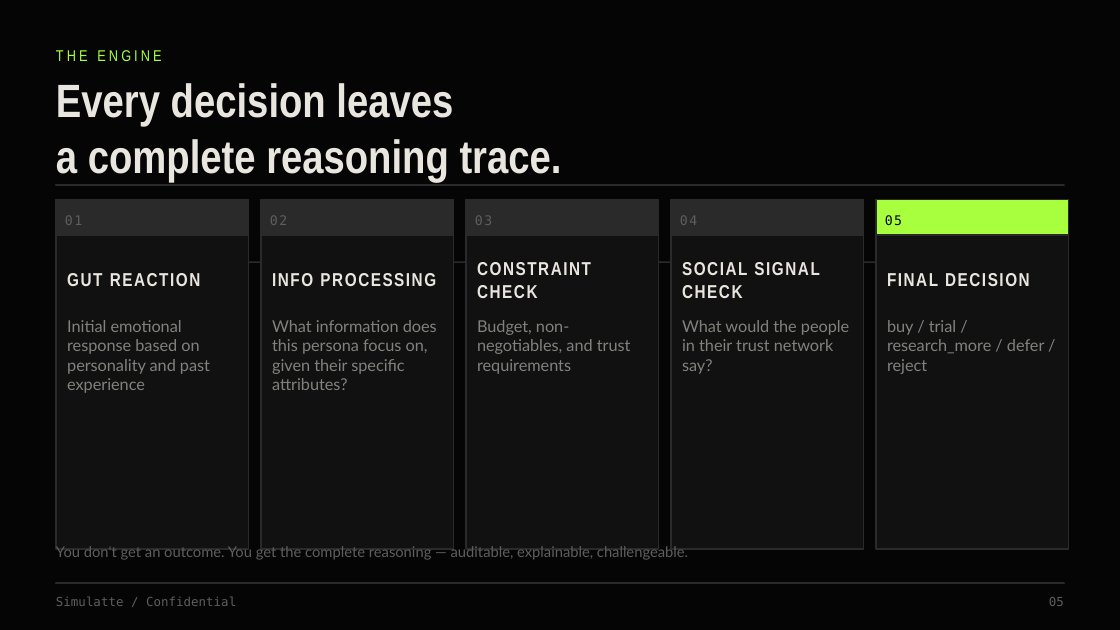
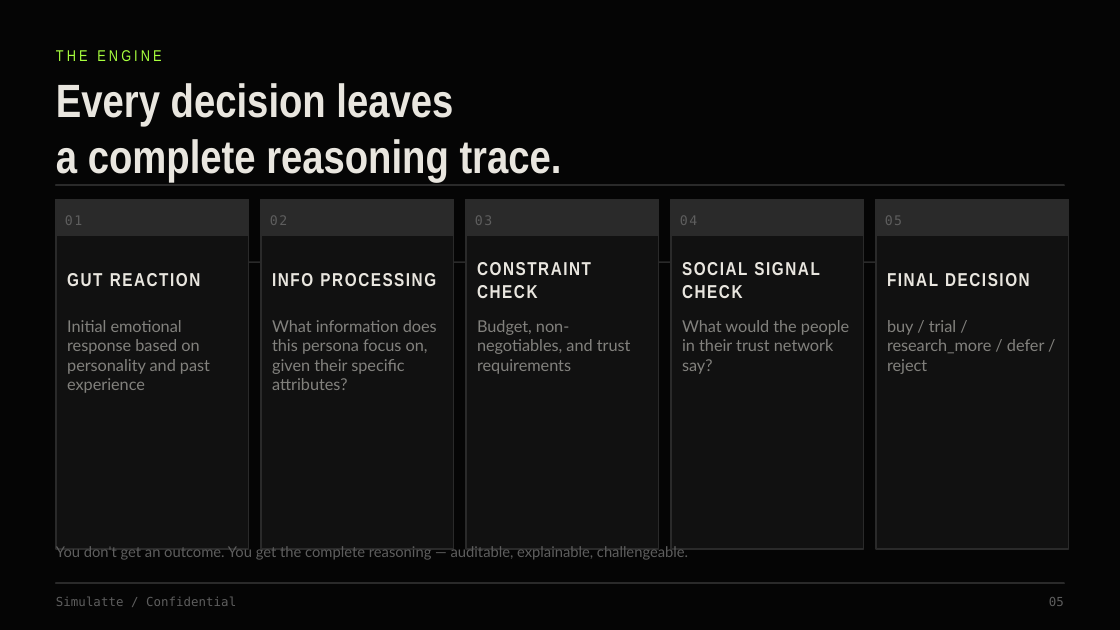
Before and after one commit to Iqbalahmed7/littlejoys-persona-engine1, a slide deck: slide 5 of reports/Simulatte_LittleJoys_PitchDeck.pptx. Drawn at 1120x630 pixels with LibreOffice and Linux fonts; fonts in the diff are those of the drawing. Boxes give left, top, right and bottom in pixels: in the first picture for what was removed or moved away, otherwise in the second. Text is boxed around its words. In the diff, an @@ line names an element or a change of style, - is before the commit and + after.

```diff
--- a/reports/Simulatte_LittleJoys_PitchDeck.pptx
+++ b/reports/Simulatte_LittleJoys_PitchDeck.pptx
@@ rectangle at (876,199,1068,235): fill #A8FF3E to #2A2A2A @@
@@ text "05" at (885,215,902,225): text colour #050505 to #5E5E5E @@
```
Also in this commit, not shown: 15 other slides changed, 1 other file.
